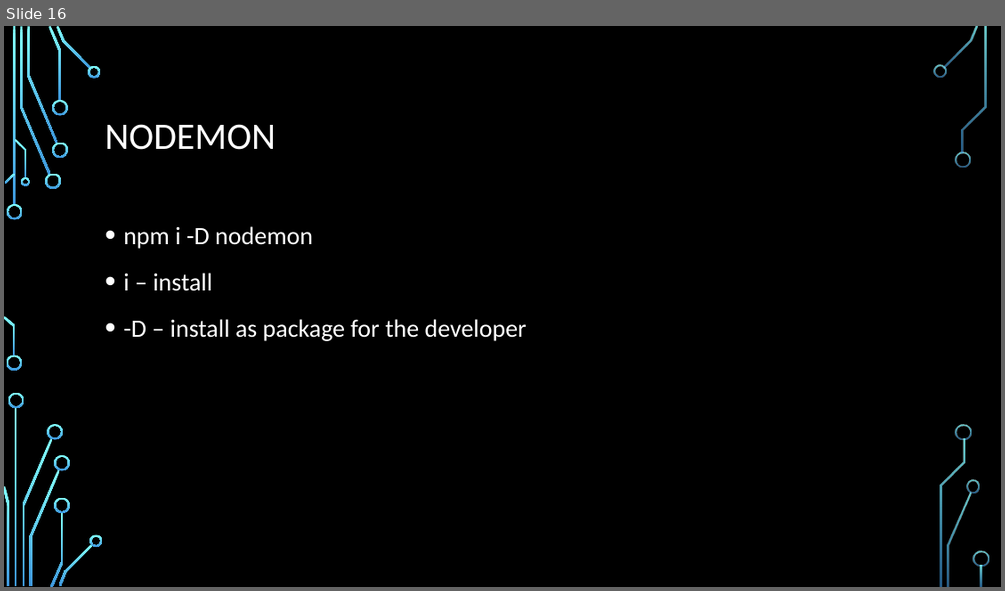
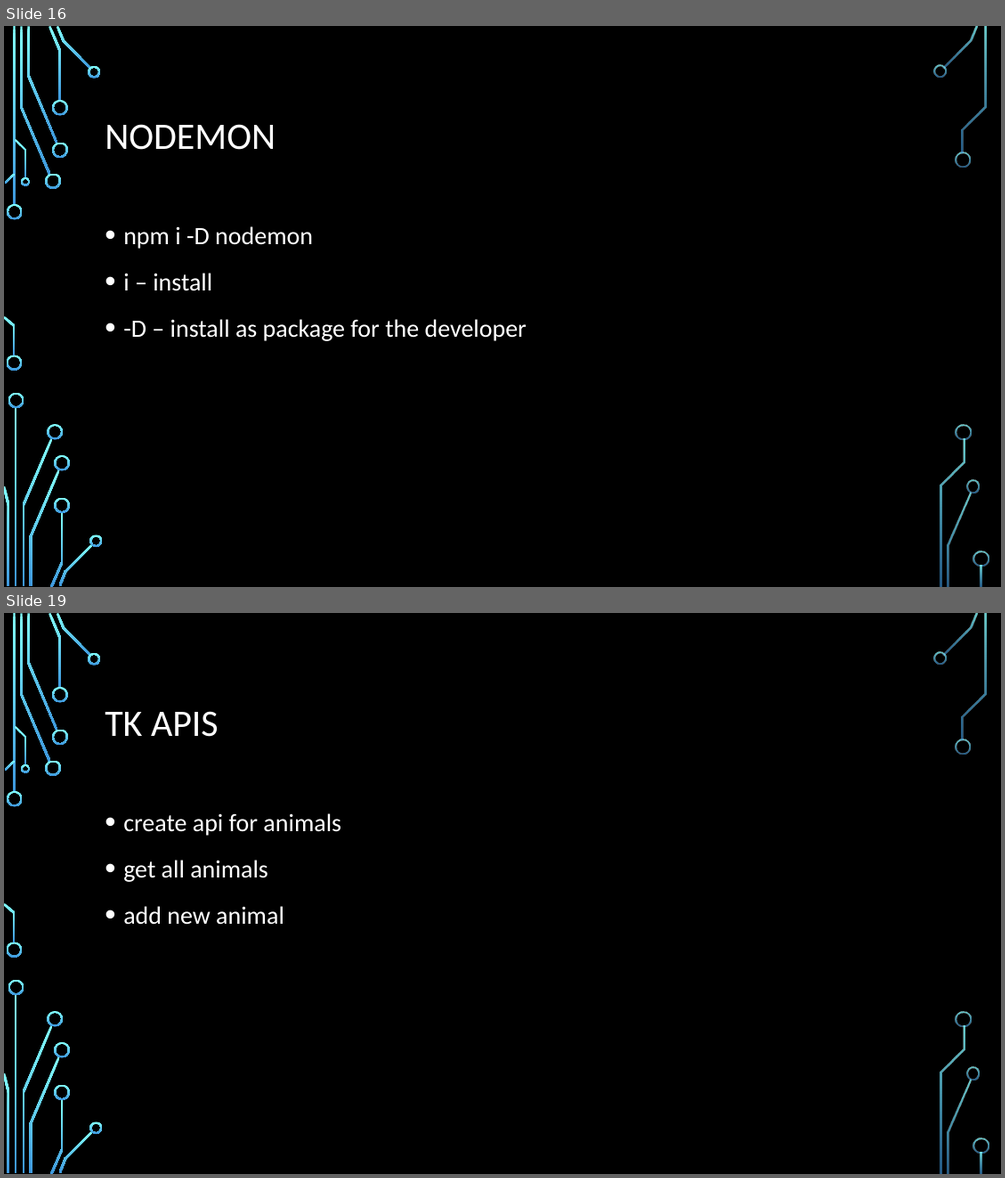
Before and after one commit to Rlss91/hu_morning_nodejs_W011121MR, a slide deck: docs/node js.pptx. Shown one above the other, each under a label of ours: slide 16 before the commit, slides 16 and 19 after it; the slides between them are not shown. The pictures are 1005x591 and 1005x1178 pixels, drawn with LibreOffice and Linux fonts; fonts in the diff are those of the drawing; background and template pictures are left out. Boxes give left, top, right and bottom in pixels: in the first picture for what was removed or moved away, otherwise in the second. Text is boxed around its words. In the diff, an @@ line names an element or a change of style, - is before the commit and + after.

Commit message:
animals

```diff
--- a/docs/node js.pptx
+++ b/docs/node js.pptx
@@ slide 19 added at <box>4,613,1001,1174</box>, background picture (left out); not listed: 36 template elements that a slide beside it also shows @@
@@ title added at <box>105,711,218,737</box>, 36 pt, text #FFFFFF @@
+TK APIS
@@ text added at <box>123,813,341,925</box>, 24 pt, text #FFFFFF @@
+• create api for animals
+• get all animals
+• add new animal
```
Also in this commit, not shown: 2 other slides added, 3 other files.
